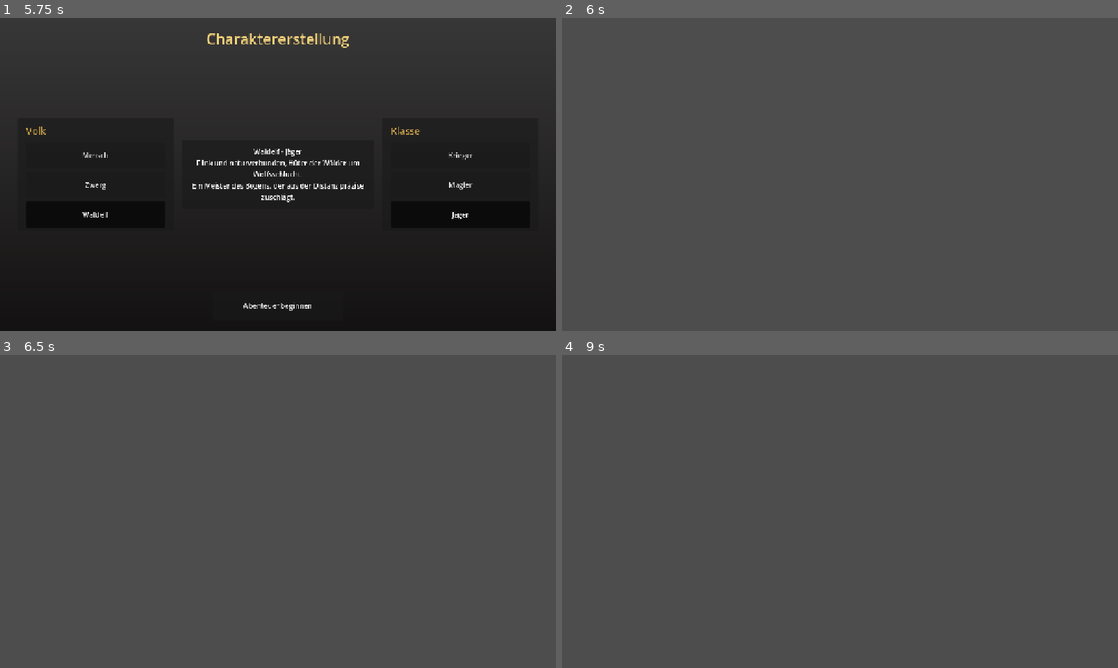
Above: before the commit, frames 1-4 (two rows, left to right).
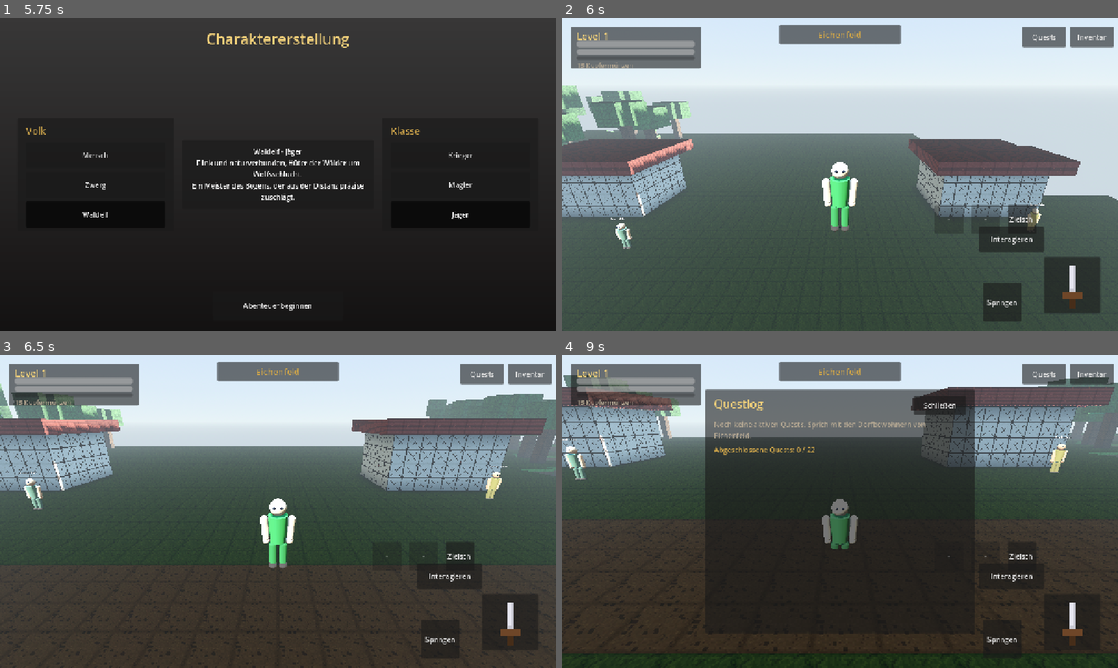
Above: after the commit, the same moments.

Repository: Airmaxx89/Test2
Game: Godot game, scene res://scenes/Main.tscn
Two runs of this game, one before a commit and one after it. Both use one fixed random seed, a clock stepped at 60 frames per second and the inputs below.
Inputs (mouse positions are in pixels of both pictures, inside the frame that each line leads up to):
- Up to frame 1 (5.75 s): click "Neues Spiel" at 0.5 s; click "Mensch" at 1.25 s; click "Zwerg" at 2 s; click "Waldelf" at 2.75 s; click "Krieger" at 3.5 s; click "Magier" at 4.25 s; click "Jäger" at 5 s
- Up to frame 2 (6 s): click "Abenteuer beginnen" at 5.75 s
- Up to frame 3 (6.5 s): no input
- Up to frame 4 (9 s): click (1045, 373) at 6.5 s, where only the run after the commit has a clickable "Quests"; click (1090, 373) at 7.25 s, where only the run after the commit has a clickable "Inventar"; click (940, 405) at 8 s, where only the run after the commit has a clickable "Schließen"; click (906, 411) at 8.75 s, where only the run after the commit has a clickable "Schließen"

Frame 1 is identical in both runs. In frame 2, 60% of the frame differs, in the area x 0-100%, y 0-100%; in frame 3, 77%; in frame 4, 88%.
Error before the commit: Parse Error: Cannot infer the type of "r" variable because the value doesn't have a set type. (res://scripts/world/World.gd:376)

Commit message:
Fix GDScript compile error: explicit type instead of := inference
var r := randf() * def["radius"] failed to compile in the real Godot
editor ("Cannot infer the type of 'r' variable because the value doesn't
have a set type") - def["radius"] is a Dictionary access, whose static
type is Variant, and := can't infer a concrete type from float * Variant
even though it resolves fine at runtime. Switched to an explicit `var r:
float = ...` annotation instead, which Godot accepts.

Audited the whole codebase for the same pattern (:= combined with a bare
Dictionary/Array-index arithmetic expression, no int()/float()/Vector...()
wrapper) - this was the only occurrence; everywhere else either wraps the
expression in a typed constructor/cast or already uses an explicit type
annotation.

Diff:
--- a/scripts/world/World.gd
+++ b/scripts/world/World.gd
@@ -373,7 +373,7 @@
 
 func _spawn_mob(def: Dictionary, st: Dictionary, mob_script: Script) -> void:
 	var angle := randf() * TAU
-	var r := randf() * def["radius"]
+	var r: float = randf() * def["radius"]
 	var mx := int(def["x"] + cos(angle) * r)
 	var mz := int(def["z"] + sin(angle) * r)
 	var my := get_spawn_height(mx, mz)
